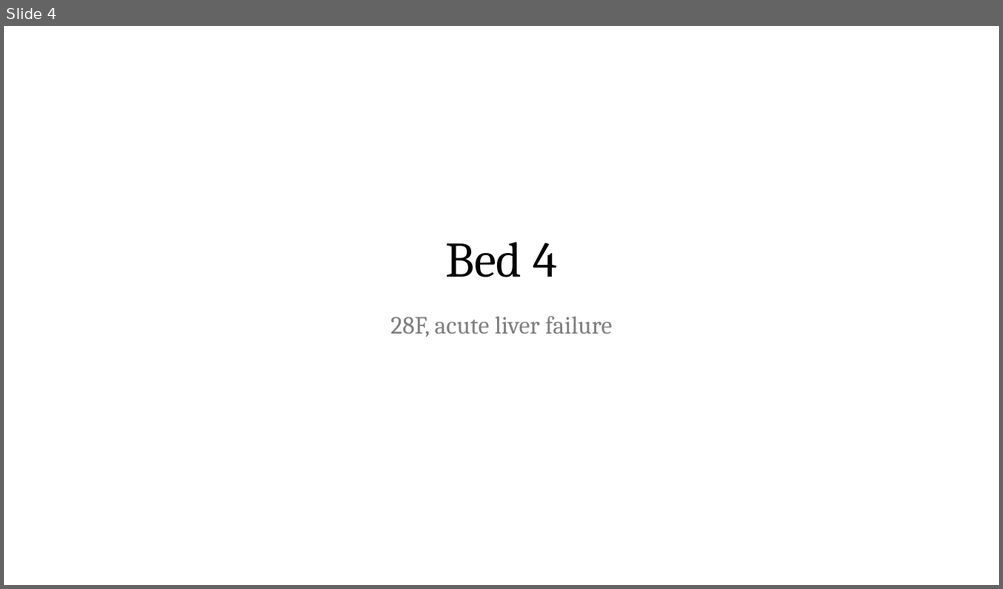
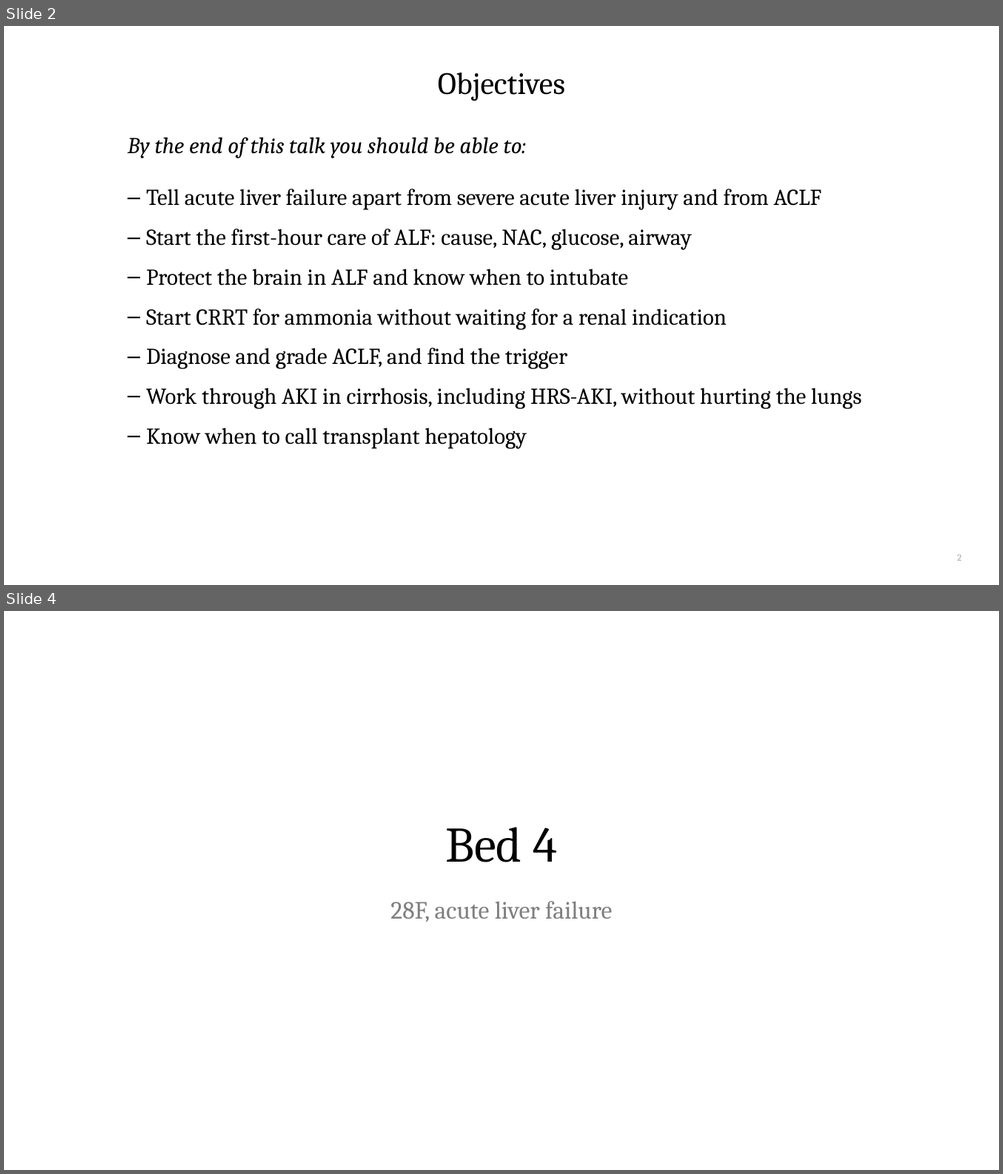
Before and after one commit to qaddodi/mohammad-almeqdadi-lectures, a slide deck: lectures/acute-liver-failure-aclf-in-icu/ALF and ACLF in the ICU.pptx. Shown one above the other, each under a label of ours: slide 4 before the commit, slides 2 and 4 after it; the slides between them are not shown. The pictures are 1003x589 and 1003x1174 pixels, drawn with LibreOffice and Linux fonts; fonts in the diff are those of the drawing. Boxes give left, top, right and bottom in pixels: in the first picture for what was removed or moved away, otherwise in the second. Text is boxed around its words. In the diff, an @@ line names an element or a change of style, - is before the commit and + after.

```diff
--- a/lectures/acute-liver-failure-aclf-in-icu/ALF and ACLF in the ICU.pptx
+++ b/lectures/acute-liver-failure-aclf-in-icu/ALF and ACLF in the ICU.pptx
@@ slide 2 added at (4,26,999,585), background #FFFFFF @@
@@ title added at (438,73,565,101), 30 pt, text #000000 @@
+Objectives
@@ text added at (128,137,526,158), 22 pt, text #000000, italic @@
+By the end of this talk you should be able to:
@@ text added at (146,189,861,449), 22 pt, text #000000 @@
+– Tell acute liver failure apart from severe acute liver injury and from ACLF
+– Start the first-hour care of ALF: cause, NAC, glucose, airway
+– Protect the brain in ALF and know when to intubate
+– Start CRRT for ammonia without waiting for a renal indication
+– Diagnose and grade ACLF, and find the trigger
+– Work through AKI in cirrhosis, including HRS-AKI, without hurting the lungs
+– Know when to call transplant hepatology
@@ page number added at (957,555,962,561), 9 pt, text #A6A6A6 @@
+2
```
Also in this commit, not shown: 13 slides changed, 1 slide removed, 3 other files.
